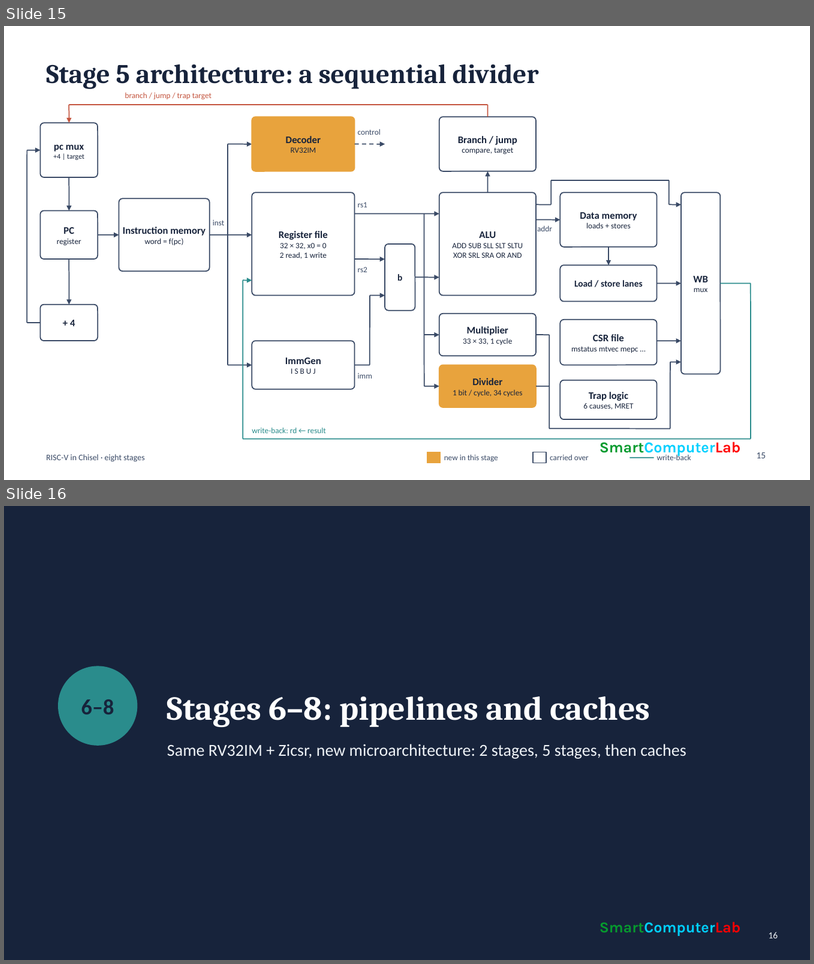
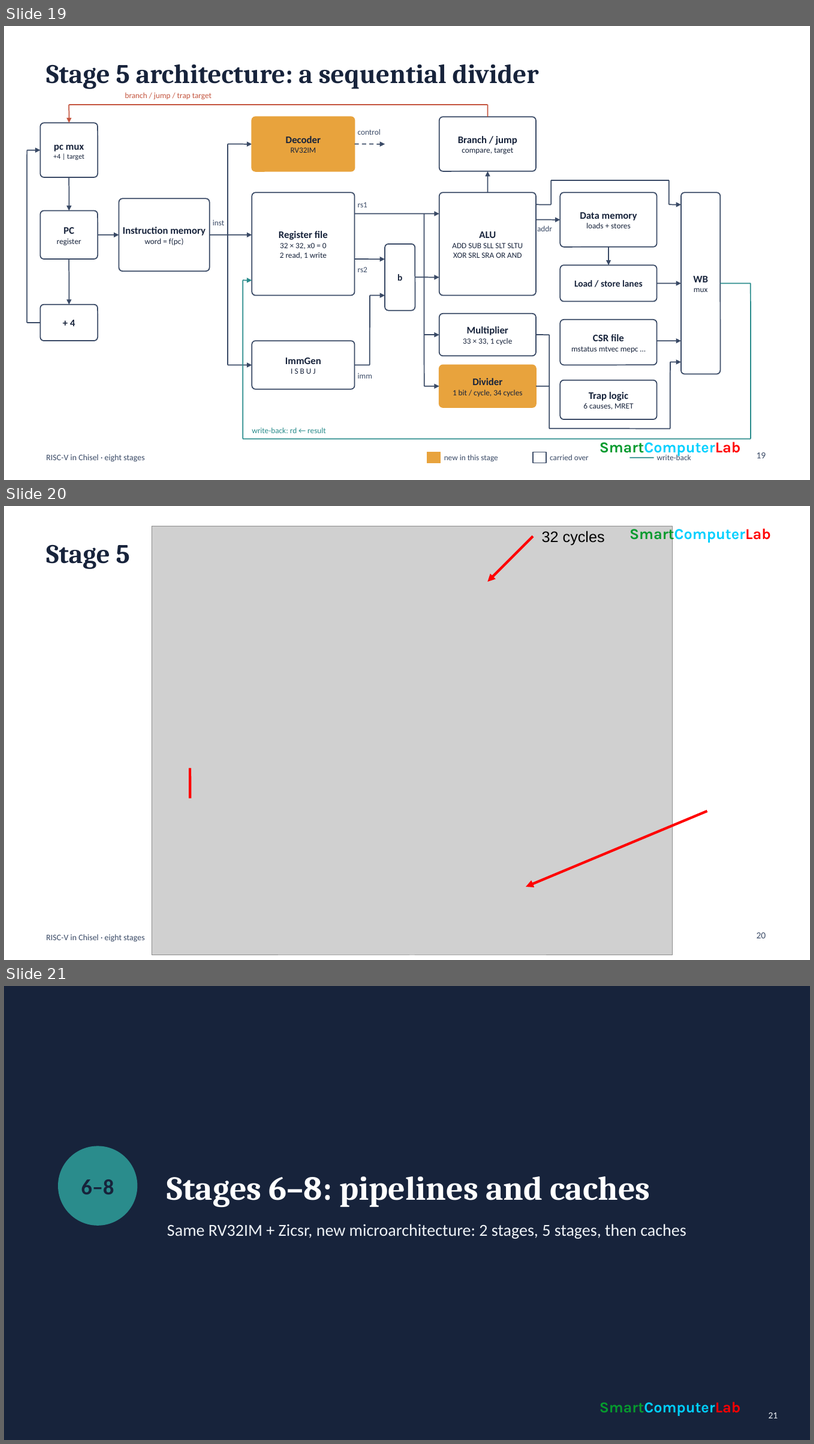
Before and after one commit to smartcomputerlab/Forging-RISC-V-Architectures-with-Claude-Code, a slide deck: docs/Forge.rv32im.pres.2026.odp. Shown one above the other, each under a label of ours: slides 15 and 16 before the commit, slides 19, 20 and 21 after it. The pictures are 814x964 and 814x1444 pixels, drawn with LibreOffice and Linux fonts; fonts in the diff are those of the drawing; grey boxes stand for pictures. Boxes give left, top, right and bottom in pixels: in the first picture for what was removed or moved away, otherwise in the second. Text is boxed around its words. In the diff, an @@ line names an element or a change of style, - is before the commit and + after.

```diff
--- a/docs/Forge.rv32im.pres.2026.odp
+++ b/docs/Forge.rv32im.pres.2026.odp
@@ slide 20 added at box(4, 506, 810, 960), background #FFFFFF; not listed: 1 template element that a slide beside it also shows @@
@@ picture added at box(152, 526, 673, 955) @@
@@ arrow added from (533, 536) to (488, 582), #FF0000 3 pt @@
@@ text added at box(542, 531, 605, 545), 18 pt, text #000000 @@
+32 cycles
@@ text added at box(630, 526, 771, 543), 18 pt, text #00D0FF, bold @@
+SmartComputerLab
@@ title added at box(46, 544, 130, 569), 32 pt, text #17233B, bold @@
+Stage 5
@@ line added from (191, 768) to (191, 798), #FF0000 3 pt @@
@@ arrow added from (708, 811) to (526, 886), #FF0000 3 pt @@
@@ page number added at box(757, 932, 767, 938), 11 pt, text #3A4A66 @@
+20
@@ what was slide 15 is now slide 19 @@
@@ page number at box(757, 452, 767, 458): text changed @@
-15
+19
@@ what was slide 16 is now slide 21 @@
@@ page number at box(769, 1412, 779, 1418): text changed @@
-16
+21
```
Also in this commit, not shown: 2 slides changed, 6 other slides added, 1 other file.
